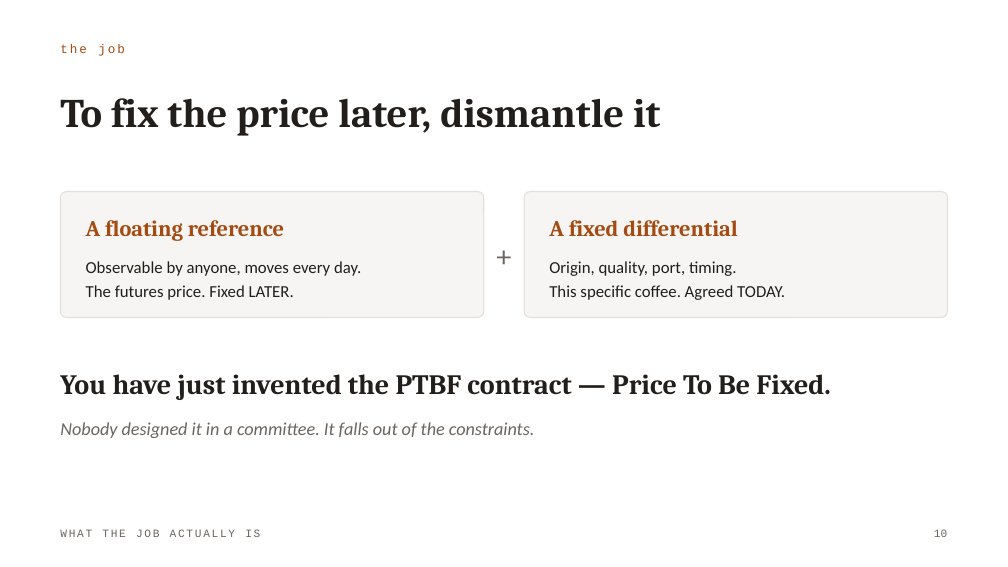
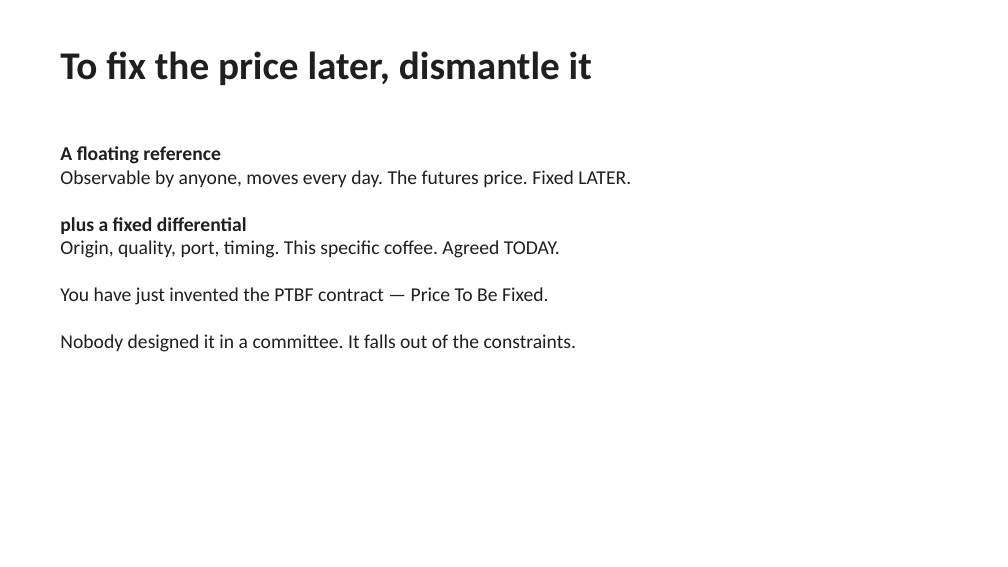
Before and after one commit to loic619/Commodity-trading-lecture, a slide deck: slide 11 of decks/Commodity-Trading-Module-1.pptx. Drawn at 1008x567 pixels with LibreOffice and Linux fonts; fonts in the diff are those of the drawing. Boxes give left, top, right and bottom in pixels: in the first picture for what was removed or moved away, otherwise in the second. Text is boxed around its words. In the diff, an @@ line names an element or a change of style, - is before the commit and + after.

```diff
--- a/decks/Commodity-Trading-Module-1.pptx
+++ b/decks/Commodity-Trading-Module-1.pptx
@@ text "To fix the price later, ...": place and size @@
-text "To fix the price later, ..." at (60, 98, 660, 136)
+text "To fix the price later, ..." at (60, 51, 592, 85)
@@ text "To fix the price later, ..." at (60, 51, 592, 85): size 29 to 28 pt, font Cambria to Calibri, text colour #221E1B to #1F1F1F; line spacing 32pt to 1; vertical alignment middle to top @@
@@ text removed at (60, 44, 125, 56) @@
-the job
@@ text added at (60, 146, 631, 352), 14 pt, text #1F1F1F @@
+A floating reference
+Observable by anyone, moves every day. The futures price. Fixed LATER.
+plus a fixed differential
+Origin, quality, port, timing. This specific coffee. Agreed TODAY.
+You have just invented the PTBF contract — Price To Be Fixed.
+Nobody designed it in a committee. It falls out of the constraints.
@@ rounded rectangle removed at (60, 192, 484, 318) @@
@@ text removed at (484, 192, 524, 318) @@
-+
@@ rounded rectangle removed at (524, 192, 948, 318) @@
@@ text removed at (86, 220, 284, 241) @@
-A floating reference
@@ text removed at (549, 220, 737, 236) @@
-A fixed differential
@@ text removed at (86, 261, 361, 300) @@
-Observable by anyone, moves every day.
-The futures price. Fixed LATER.
@@ text removed at (549, 261, 785, 300) @@
-Origin, quality, port, timing.
-This specific coffee. Agreed TODAY.
@@ text removed at (60, 374, 830, 400) @@
-You have just invented the PTBF contract — Price To Be Fixed.
@@ text removed at (60, 422, 535, 438) @@
-Nobody designed it in a committee. It falls out of the constraints.
@@ text removed at (60, 529, 260, 537) @@
-WHAT THE JOB ACTUALLY IS
@@ text removed at (934, 529, 947, 537) @@
-10
```
Also in this commit, not shown: 46 other slides changed, 6 other files.
